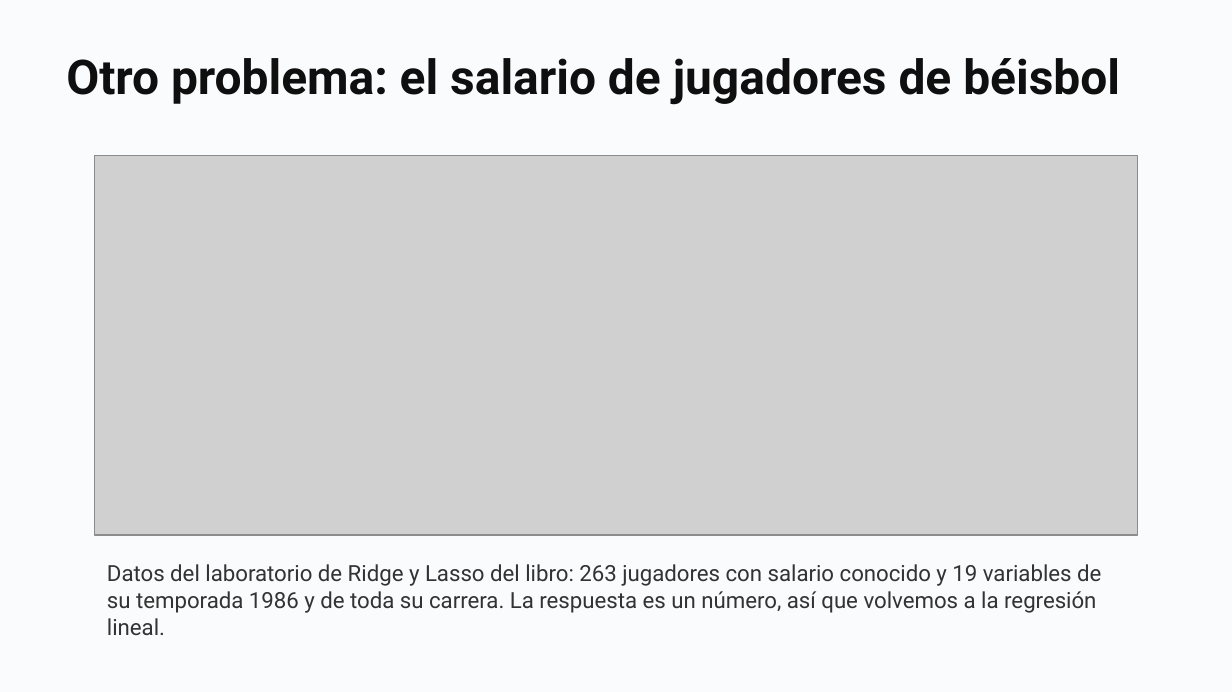
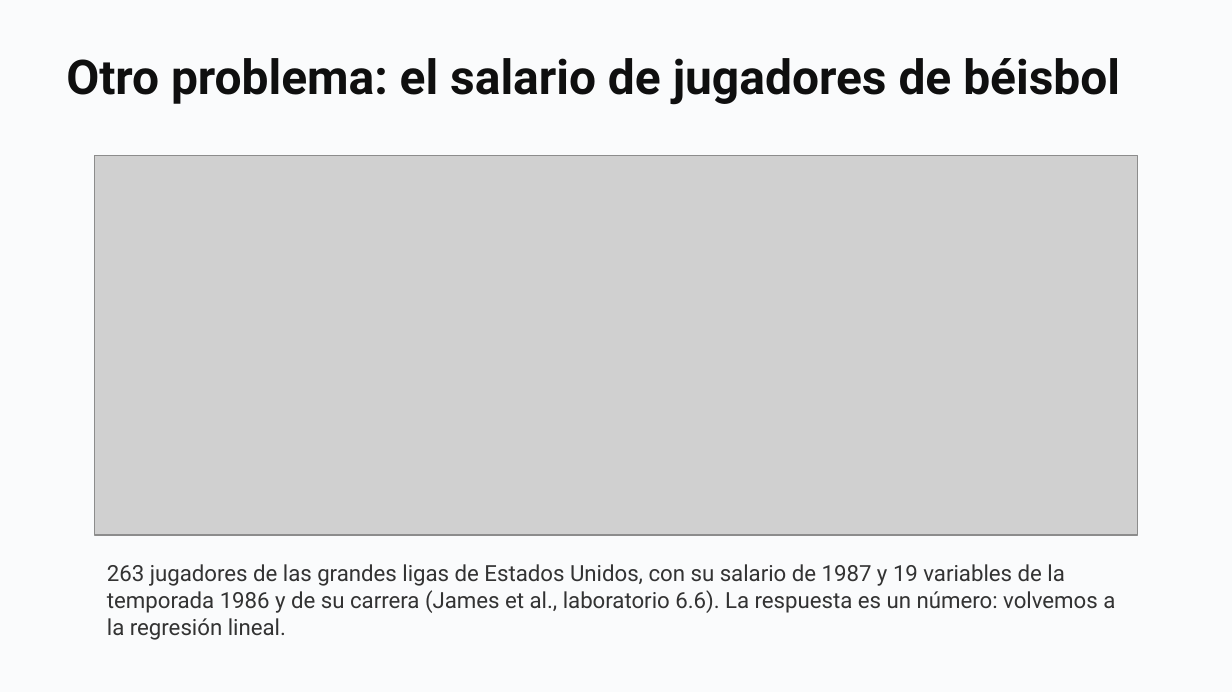
Before and after one commit to daniopitz/diplomado-cdd, a slide deck: slide 23 of presentaciones/clase07_evaluar_regularizar.pptx. Drawn at 1232x692 pixels with LibreOffice and Linux fonts; fonts in the diff are those of the drawing; grey boxes stand for pictures. Boxes give left, top, right and bottom in pixels: in the first picture for what was removed or moved away, otherwise in the second. Text is boxed around its words. In the diff, an @@ line names an element or a change of style, - is before the commit and + after.

```diff
--- a/presentaciones/clase07_evaluar_regularizar.pptx
+++ b/presentaciones/clase07_evaluar_regularizar.pptx
@@ text at (107, 564, 1115, 640): text changed @@
-Datos del laboratorio de Ridge y Lasso del libro: 263 jugadores con salario conocido y 19 variables de su temporada 1986 y de toda su carrera. La respuesta es un número, así que volvemos a la regresión lineal.
+263 jugadores de las grandes ligas de Estados Unidos, con su salario de 1987 y 19 variables de la temporada 1986 y de su carrera (James et al., laboratorio 6.6). La respuesta es un número: volvemos a la regresión lineal.
```
Also in this commit, not shown: 14 other slides changed, 16 slides added, 1 slide removed, 2 other files.
